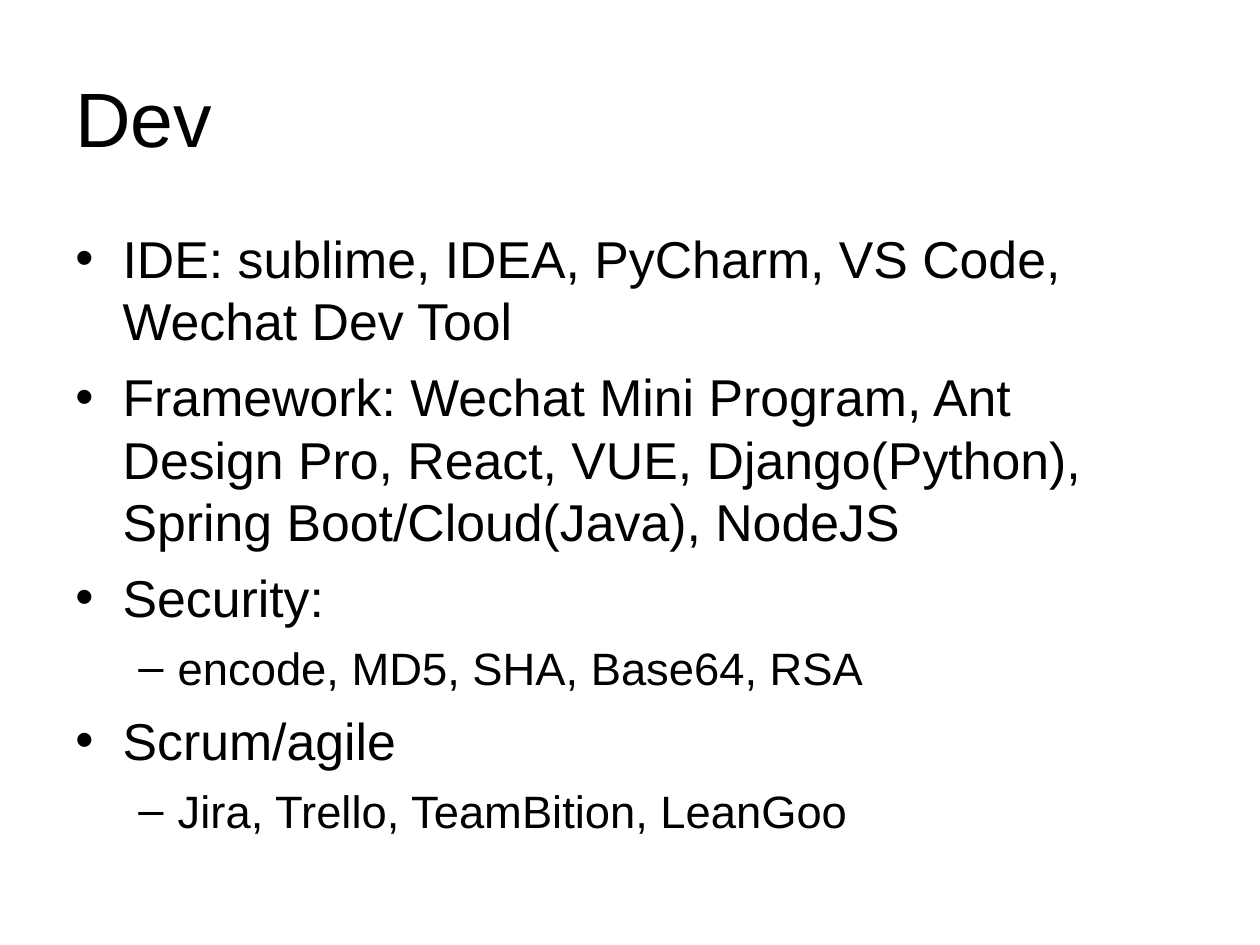
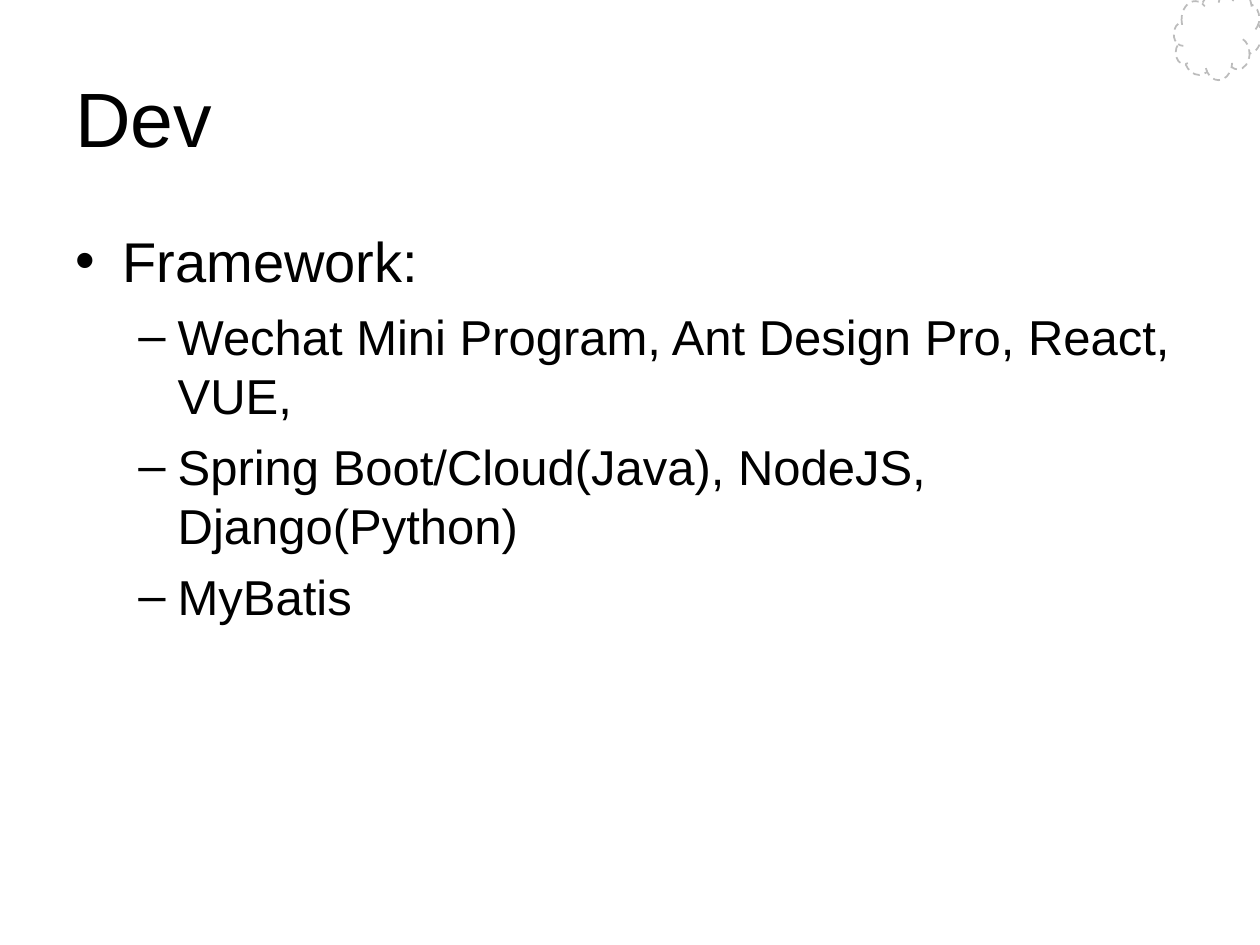
Before and after one commit to Wang-Ray/notes, a slide deck: slide 18 of Architect Pilates.ppt (slide 7 before the commit). Drawn at 1260x945 pixels with LibreOffice and Linux fonts; fonts in the diff are those of the drawing; background and template pictures are left out. Boxes give left, top, right and bottom in pixels: in the first picture for what was removed or moved away, otherwise in the second. Text is boxed around its words. In the diff, an @@ line names an element or a change of style, - is before the commit and + after.

```diff
--- a/Architect Pilates.ppt
+++ b/Architect Pilates.ppt
@@ freeform shape added at <box>1174,0,1260,81</box>, fill #FFFFFF, outline #BCBCBC 0.99 pt dashed @@
@@ text at <box>123,241,1169,625</box>: text changed; size 29.6 to 28 pt @@
-• IDE: sublime, IDEA, PyCharm, VS Code, Wechat Dev Tool
-• Framework: Wechat Mini Program, Ant Design Pro, React, VUE, Django(Python), Spring Boot/Cloud(Java), NodeJS
-• Security:
-  – encode, MD5, SHA, Base64, RSA
-• Scrum/agile
-  – Jira, Trello, TeamBition, LeanGoo
+• Framework:
+  – Wechat Mini Program, Ant Design Pro, React, VUE,
+  – Spring Boot/Cloud(Java), NodeJS, Django(Python)
+  – MyBatis
```
Also in this commit, not shown: 7 other slides changed, 21 slides added, 1 slide removed, 1 other file.
